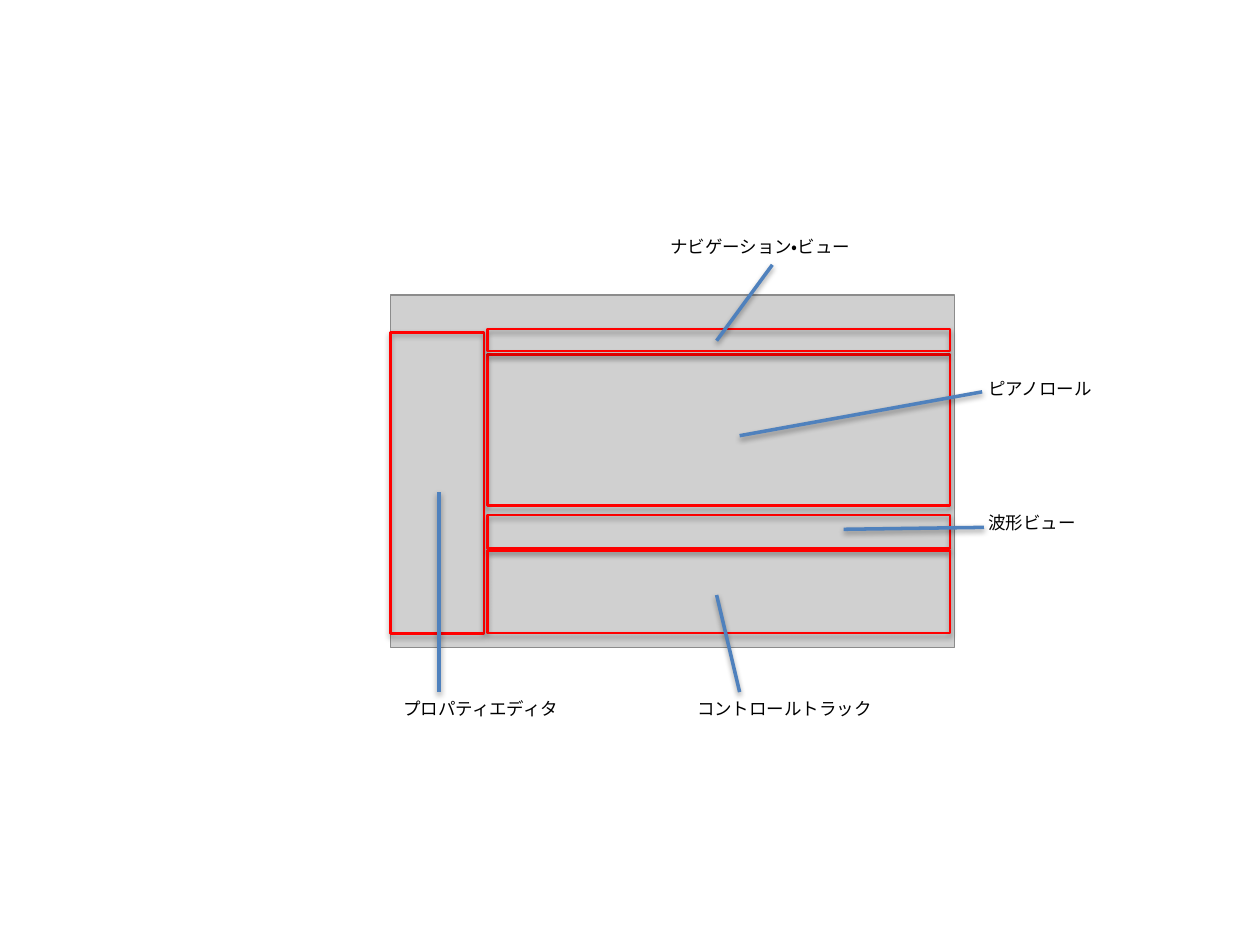
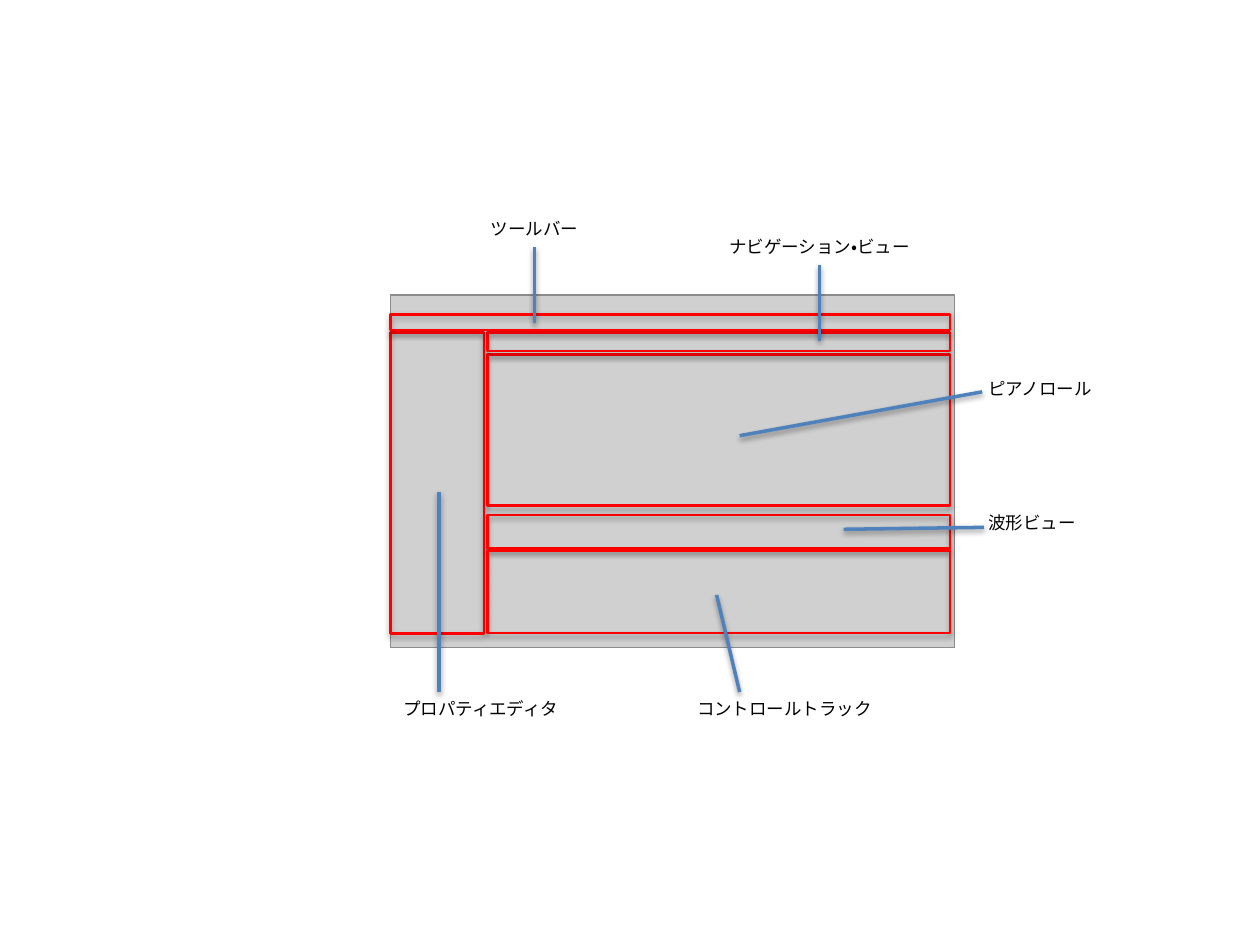
Before and after one commit to cadencii/cadencii, a slide deck: slide 2 of Cadencii/manual/manual.pptx (slide 1 before the commit). Drawn at 1260x945 pixels with LibreOffice and Linux fonts; fonts in the diff are those of the drawing; grey boxes stand for pictures. Boxes give left, top, right and bottom in pixels: in the first picture for what was removed or moved away, otherwise in the second. Text is boxed around its words. In the diff, an @@ line names an element or a change of style, - is before the commit and + after.

```diff
--- a/Cadencii/manual/manual.pptx
+++ b/Cadencii/manual/manual.pptx
@@ text added at (491,221,578,236), 10 pt, text #000000 @@
+ツールバー
@@ text "ナビゲーション・ビュー": place and size @@
-text "ナビゲーション・ビュー" at (670,238,850,254)
+text "ナビゲーション・ビュー" at (730,238,910,254)
@@ text "ナビゲーション・ビュー" at (730,238,910,254): alignment justified to centre @@
@@ line added from (534, 247) to (534, 323), #4F81BD 2 pt @@
@@ line moved from (772, 265) - (717, 340) to (819, 265) - (819, 340) @@
@@ rectangle added at (391,315,950,330), outline #FF0000 1.5 pt @@
@@ rectangle: place and size @@
-rectangle at (488,329,950,352)
+rectangle at (488,333,950,352)
```
Also in this commit, not shown: 1 slide added, 11 other files.
